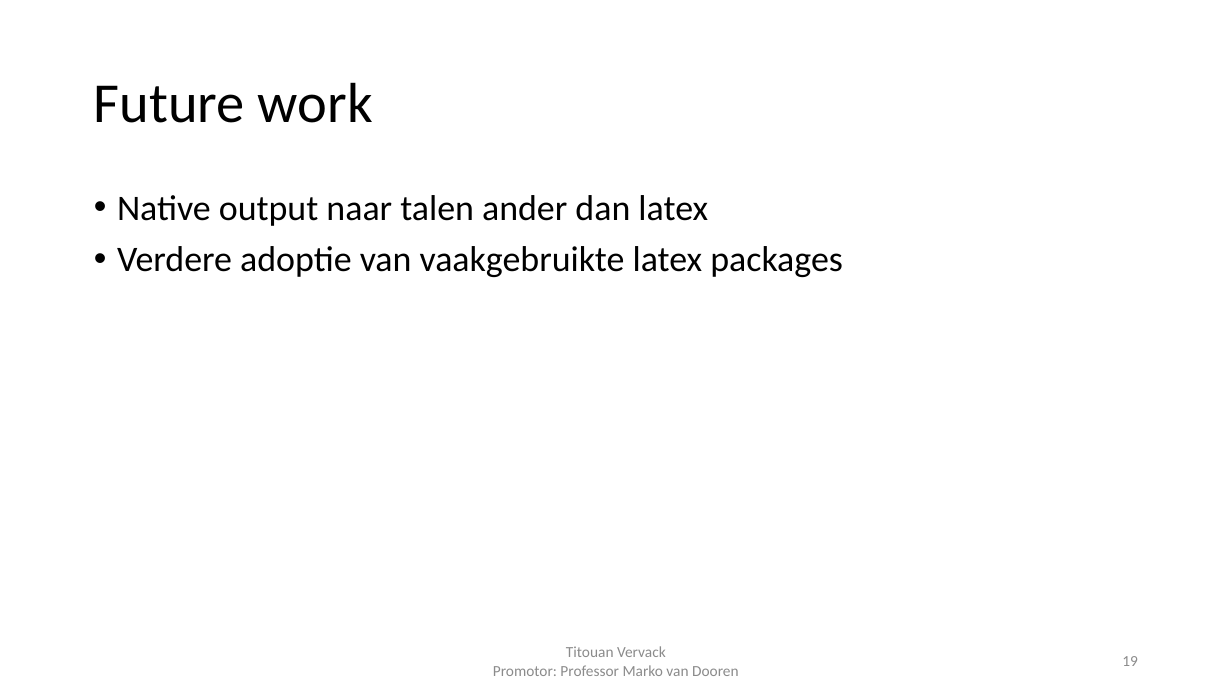
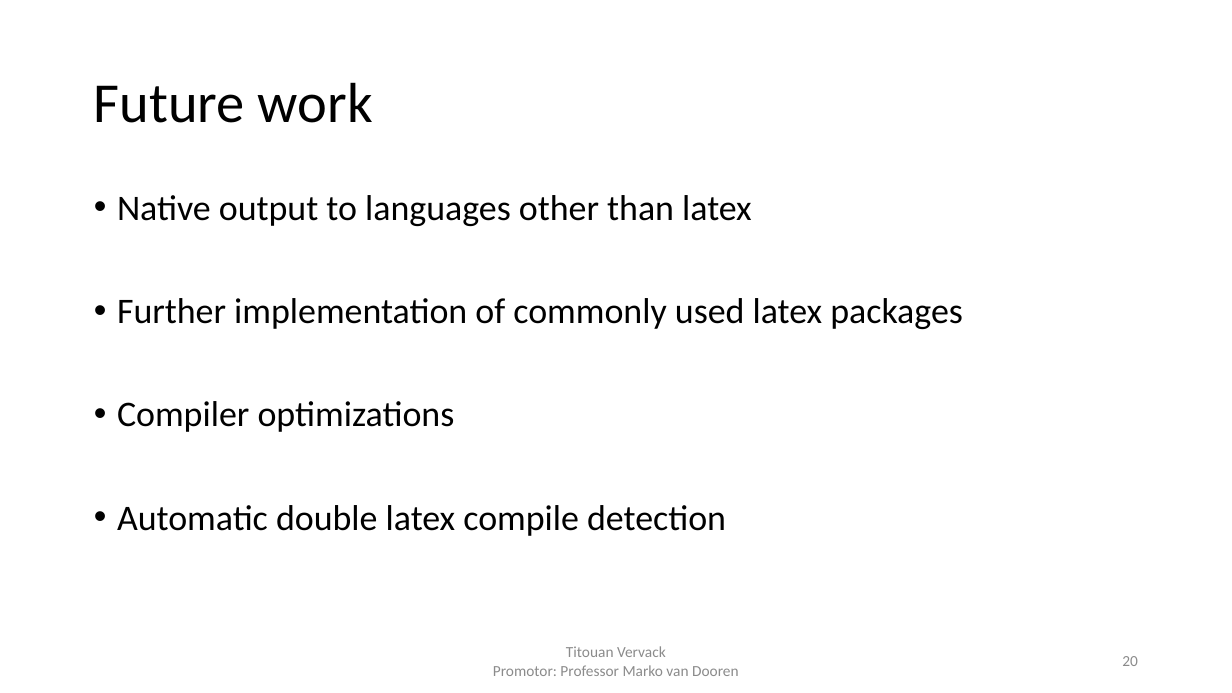
Before and after one commit to FlashYoshi/neio, a slide deck: slide 20 of Intermediate Presentation.pptx (slide 19 before the commit). Drawn at 1232x693 pixels with LibreOffice and Linux fonts; fonts in the diff are those of the drawing. Boxes give left, top, right and bottom in pixels: in the first picture for what was removed or moved away, otherwise in the second. Text is boxed around its words. In the diff, an @@ line names an element or a change of style, - is before the commit and + after.

```diff
--- a/Intermediate Presentation.pptx
+++ b/Intermediate Presentation.pptx
@@ text at (117, 195, 963, 536): text changed @@
-• Native output naar talen ander dan latex
-• Verdere adoptie van vaakgebruikte latex packages
+• Native output to languages other than latex
+• Further implementation of commonly used latex packages
+• Compiler optimizations
+• Automatic double latex compile detection
@@ page number at (1122, 656, 1138, 666): text changed @@
-19
+20
```
Also in this commit, not shown: 18 other slides changed, 1 slide added, 21 other files.
